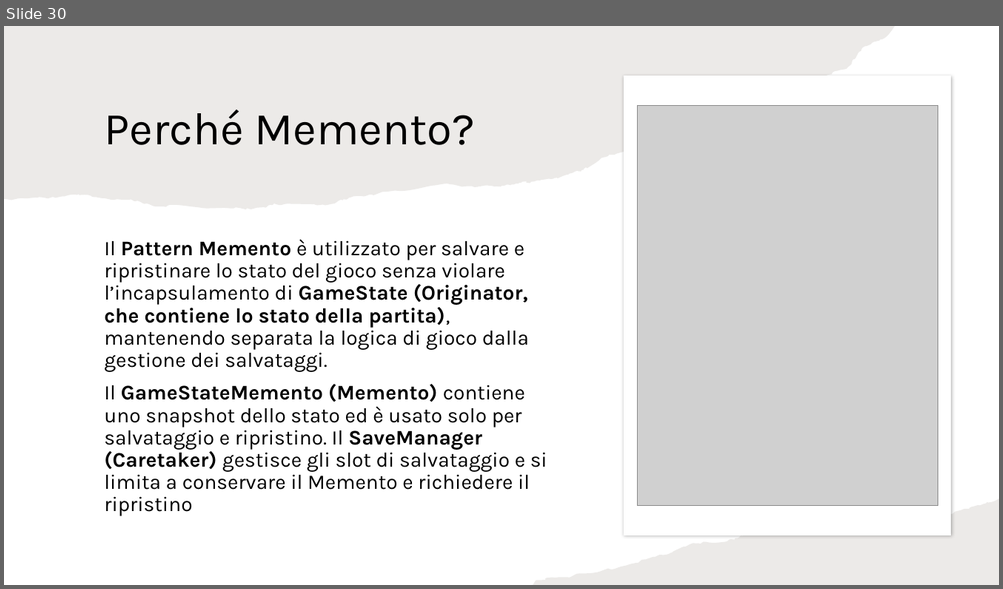
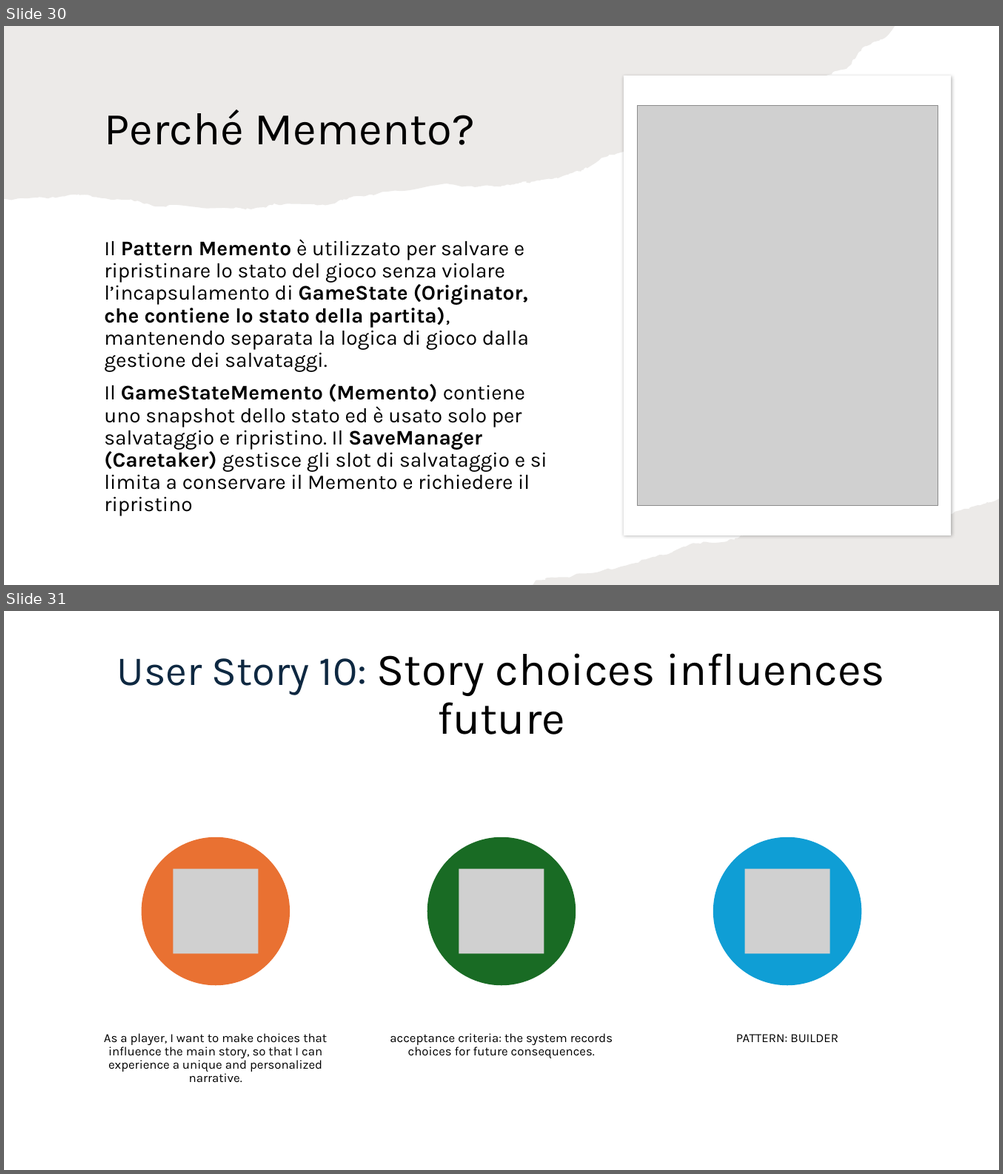
Before and after one commit to samMM-cs/iss-team2, a slide deck: Revisione.pptx. Shown one above the other, each under a label of ours: slide 30 before the commit, slides 30 and 31 after it. The pictures are 1003x589 and 1003x1174 pixels, drawn with LibreOffice and Linux fonts; fonts in the diff are those of the drawing; grey boxes stand for pictures. Boxes give left, top, right and bottom in pixels: in the first picture for what was removed or moved away, otherwise in the second. Text is boxed around its words. In the diff, an @@ line names an element or a change of style, - is before the commit and + after.

Commit message:
Add Story

```diff
--- a/Revisione.pptx
+++ b/Revisione.pptx
@@ slide 31 added at (4, 611, 999, 1170), background #FFFFFF @@
@@ title added at (117, 653, 885, 735), 44 pt, text #000000 @@
+User Story 10: Story choices influences future
@@ group added at (104, 837, 861, 1083): 3 ellipses, 3 pictures, 3 texts @@
+As a player, I want to make choices that influence the main story, so that I can experience a unique and personalized narrative.
+acceptance criteria: the system records choices for future consequences.
+PATTERN: BUILDER
```
Also in this commit, not shown: 1 slide changed, 1 other slide added, 4 other files.
